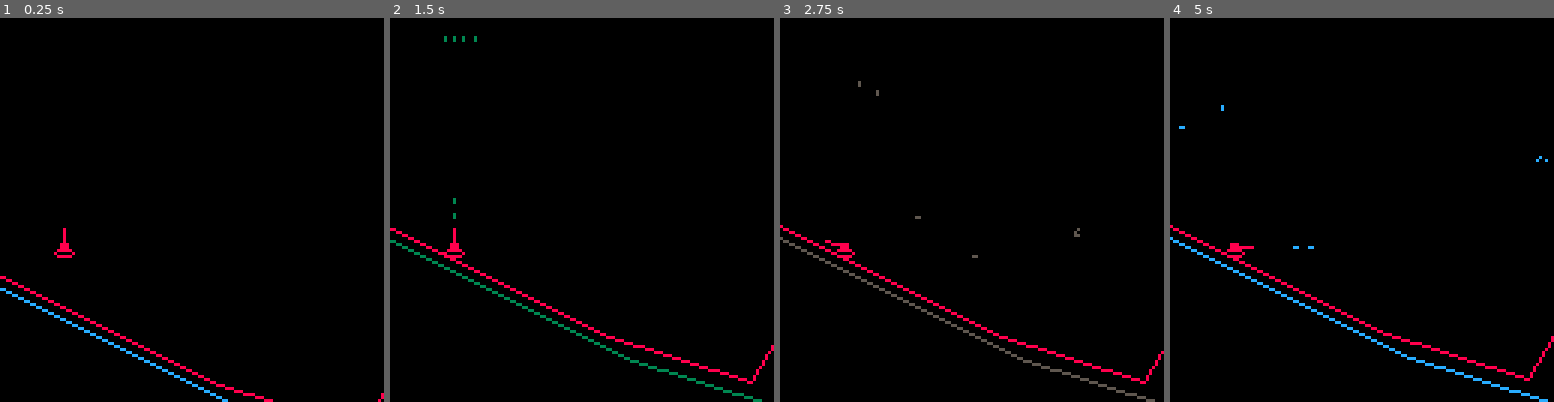
Above: before the commit, frames 1-4 (left to right).
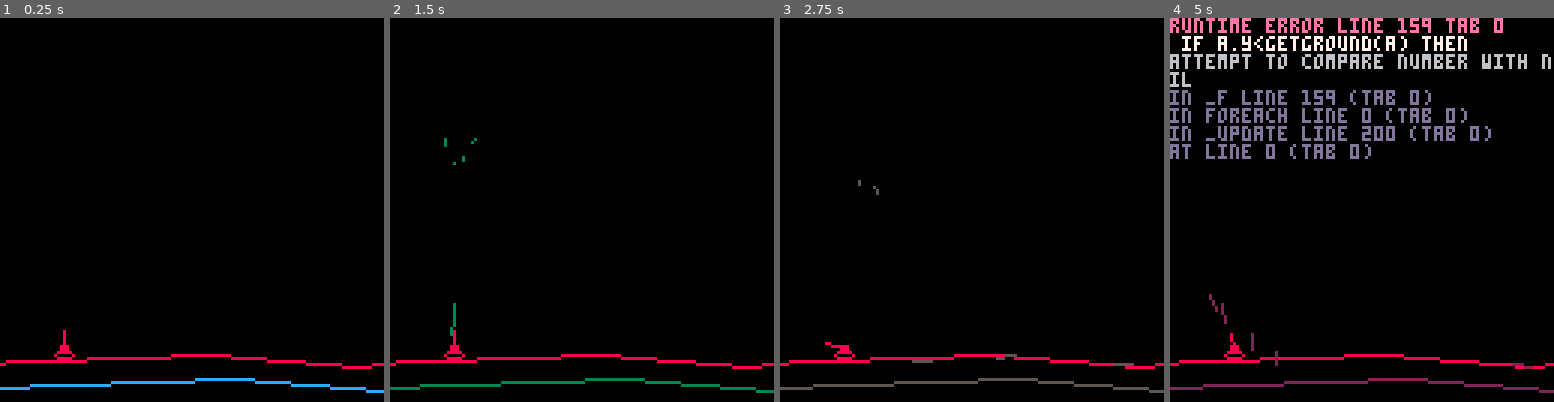
Above: after the commit, the same moments.

Repository: arnodick/spacetank
Game: PICO-8 cartridge tank.p8
Same seed, same stepped clock (60 frames per second), same inputs: the game is played once before the commit and once after it.
Inputs:
- Up to frame 1 (0.25 s): no input
- Up to frame 2 (1.5 s): tap O (Z key) at 0.33, 0.7, 1.43 s; tap X (X key) at 1.07 s
- Up to frame 3 (2.75 s): hold Left 1.97-2.37 s; tap X (X key) at 2.07, 2.4, 2.73 s; tap O (Z key) at 2.22 s
- Up to frame 4 (5 s): hold Right 2.87-3.53 s; tap X (X key) every 0.33 s from 3.07 to 4.73 s; tap O (Z key) at 3.1, 3.98, 4.87 s; hold Right 4.13-4.53 s

The runs differ from the first frame. In frame 1, 2.8% of the frame differs, in the area x 0-100%, y 54-100%; in frame 2, 3.5%; in frame 3, 3.4%; in frame 4, 12%, in the area x 0-100%, y 0-100%.
Error after the commit: runtime error line 159 tab 0; if a.y<getground(a) then; attempt to compare number with nil

Commit message:
optional ground heights

Diff:
--- a/tank.p8
+++ b/tank.p8
@@ -11,14 +11,37 @@
 	bulletvel=5
 	bullettype={}
 	bullettype[1]={false,false}--{destroy/bounce,momentum}
+	hillheight=120
+	groundheight=10
+	hillwidth=3--how many hills before go back to ground
+	groundwidth=3--how many low areas before go back to hill
+	local los,his=0,0
 	ground={}
-	ground[1]={-64,flr(rnd(120))}
+	ground[1]={-64,0}
 	for a=2,200 do
-		ground[a]={a*50,flr(rnd(120))}
+		local h=0
+		h=groundheight
+		if his>0 then
+			if his>hillwidth then
+				his=0
+				los+=1
+			else
+				his+=1
+				h+=hillheight
+			end
+		elseif los>groundwidth then
+				los=0
+				h+=hillheight
+				his+=1
+		else
+				los+=1
+		end
+		ground[a]={a*50,-flr(rnd(h))}
 		local w=ground[a][1]-ground[a-1][1]
 		local h=ground[a-1][2]-ground[a][2]
 		ground[a-1].ratio=h/w
 		ground[a-1].d=atan2(w,h)
+
 	end
 	actors={}
 	maketank(50,50,0,0)
@@ -95,24 +118,6 @@
 end
 
 function controlactor(a)
-	if a.y<getground(a) then
-		a.y+=gravity*(timer-a.delta)
-	else
-		a.delta=timer
-		a.d=getgrounddir(a)
-		if a.t!=1 then
-			--make an array of functions for this?
-			--each function is indexed from array with the .bt value
-			if bullettype[a.bt][1] then
-				del(actors,a)--delete for bounce!
-			end
-		end
-		a.y=getground(a)+1
-	end
-		a.vec[1]=cos(a.d)
-	a.vec[2]=sin(a.d)
-	a.x+=a.vec[1]*a.vel
- a.y+=a.vec[2]*a.vel
 	if a.t==1 then
 		if btn(5) then
 			if btn(0) then
@@ -154,7 +159,25 @@
 		a.tail={a.x-a.vec[1],a.y-a.vec[2]}
 	end
 
-
+	if a.y<getground(a) then
+		a.y+=gravity*(timer-a.delta)
+	else
+		a.delta=timer
+		a.d=getgrounddir(a)
+		if a.t!=1 then
+			--make an array of functions for this?
+			--each function is indexed from array with the .bt value
+			if bullettype[a.bt][1] then
+				del(actors,a)--delete for bounce!
+			end
+		end
+		a.y=getground(a)+1
+	end
+
+	a.vec[1]=cos(a.d)
+	a.vec[2]=sin(a.d)
+	a.x+=a.vec[1]*a.vel
+ a.y+=a.vec[2]*a.vel
 
  if a.x<cam[1]-128 or a.x>cam[1]+256 or a.y>128 then del(actors,a) end
  if a.t==1 then
@@ -167,7 +190,12 @@
 		end
 --		a.y=getground(a)
 -- 	cam[1]=a.x-60+cos(actors[1].d)*actors[1].vel*10 cam[2]=a.y-80+sin(actors[1].d)*actors[1].vel*10
-		cam[1]=a.x-20 cam[2]=a.y-80
+		cam[1]=a.x-20
+		if a.y<-60 then
+			cam[2]=-118+a.y+60--a.y-80
+		else
+			cam[2]=-118
+		end
  end
 end
 
@@ -212,7 +240,7 @@
 	debug_l[3]="cpu="..stat(1)
 	debug_l[4]="actors:"..#actors
 	debug_l[5]="tank x:"..actors[1].x
-	debug_l[6]="tank y:"..actors[1].x
+	debug_l[6]="tank y:"..actors[1].y
 	debug_l[7]="tank vel:"..actors[1].vel
 	debug_l[8]="gun x:"..actors[1].gun.x
 	debug_l[9]="gun y:"..actors[1].gun.y
